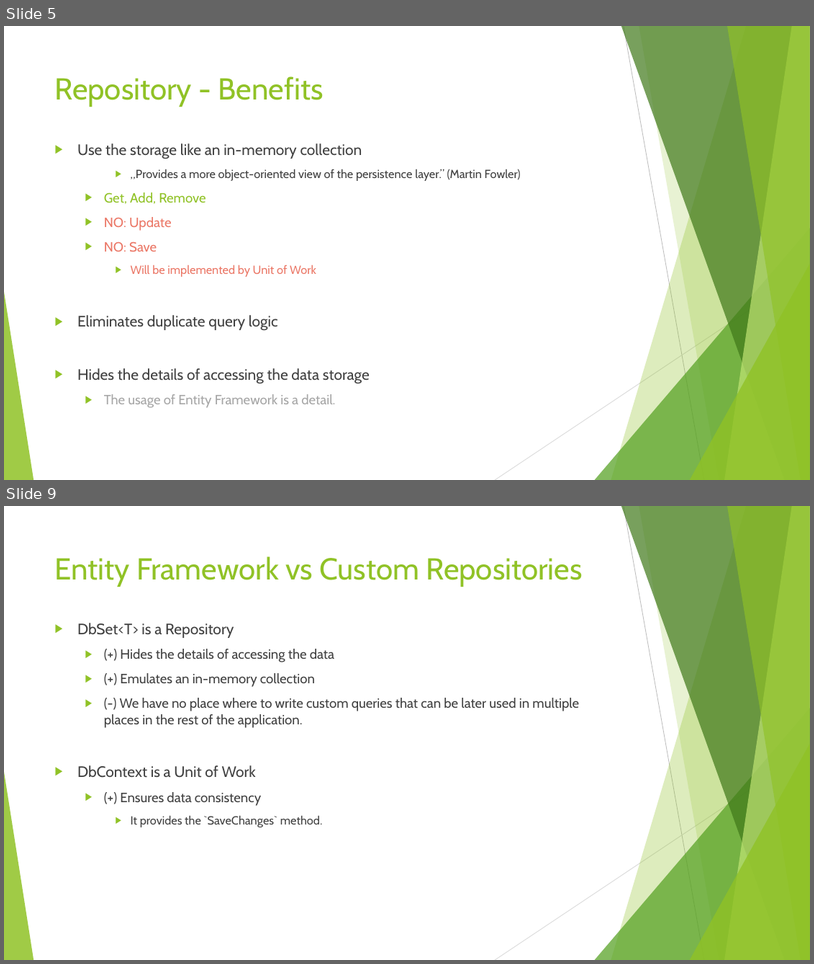
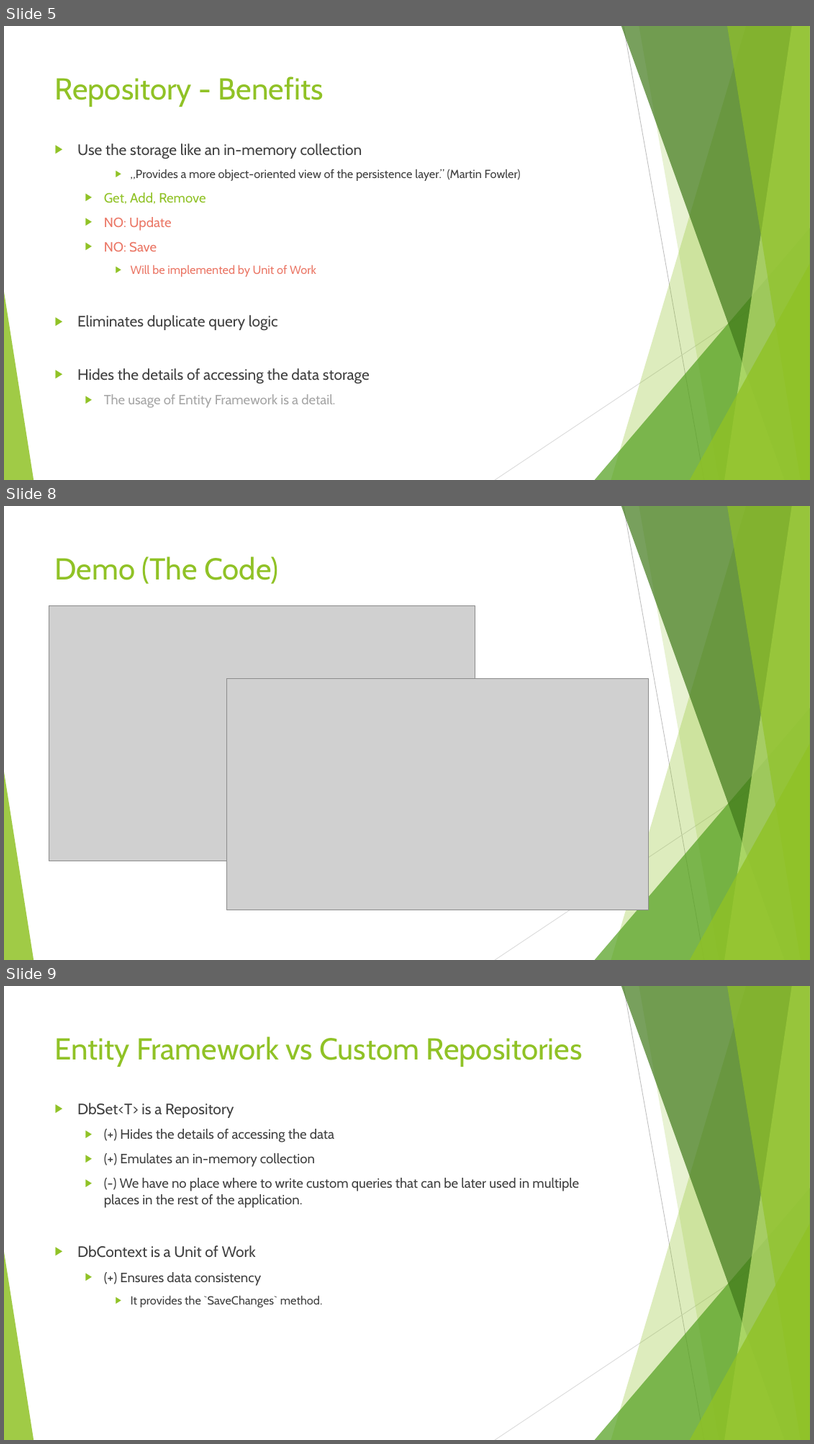
Before and after one commit to lastunicorn/Shop, a slide deck: doc/repository-pattern.pptx. Shown one above the other, each under a label of ours: slides 5 and 9 before the commit, slides 5, 8 and 9 after it; the slides between them are not shown. The pictures are 814x964 and 814x1444 pixels, drawn with LibreOffice and Linux fonts; fonts in the diff are those of the drawing; grey boxes stand for pictures. Boxes give left, top, right and bottom in pixels: in the first picture for what was removed or moved away, otherwise in the second. Text is boxed around its words. In the diff, an @@ line names an element or a change of style, - is before the commit and + after.

```diff
--- a/doc/repository-pattern.pptx
+++ b/doc/repository-pattern.pptx
@@ slide 8 added at (4, 506, 810, 960), background #FFFFFF; not listed: 10 template elements that a slide beside it also shows @@
@@ title added at (55, 556, 279, 584), 36 pt, text #90C226 @@
+Demo (The Code)
@@ picture added at (49, 605, 476, 860) @@
@@ picture added at (227, 678, 649, 909) @@
```
Also in this commit, not shown: 7 slides changed, 1 other slide added, 1 slide removed, 9 other files.
